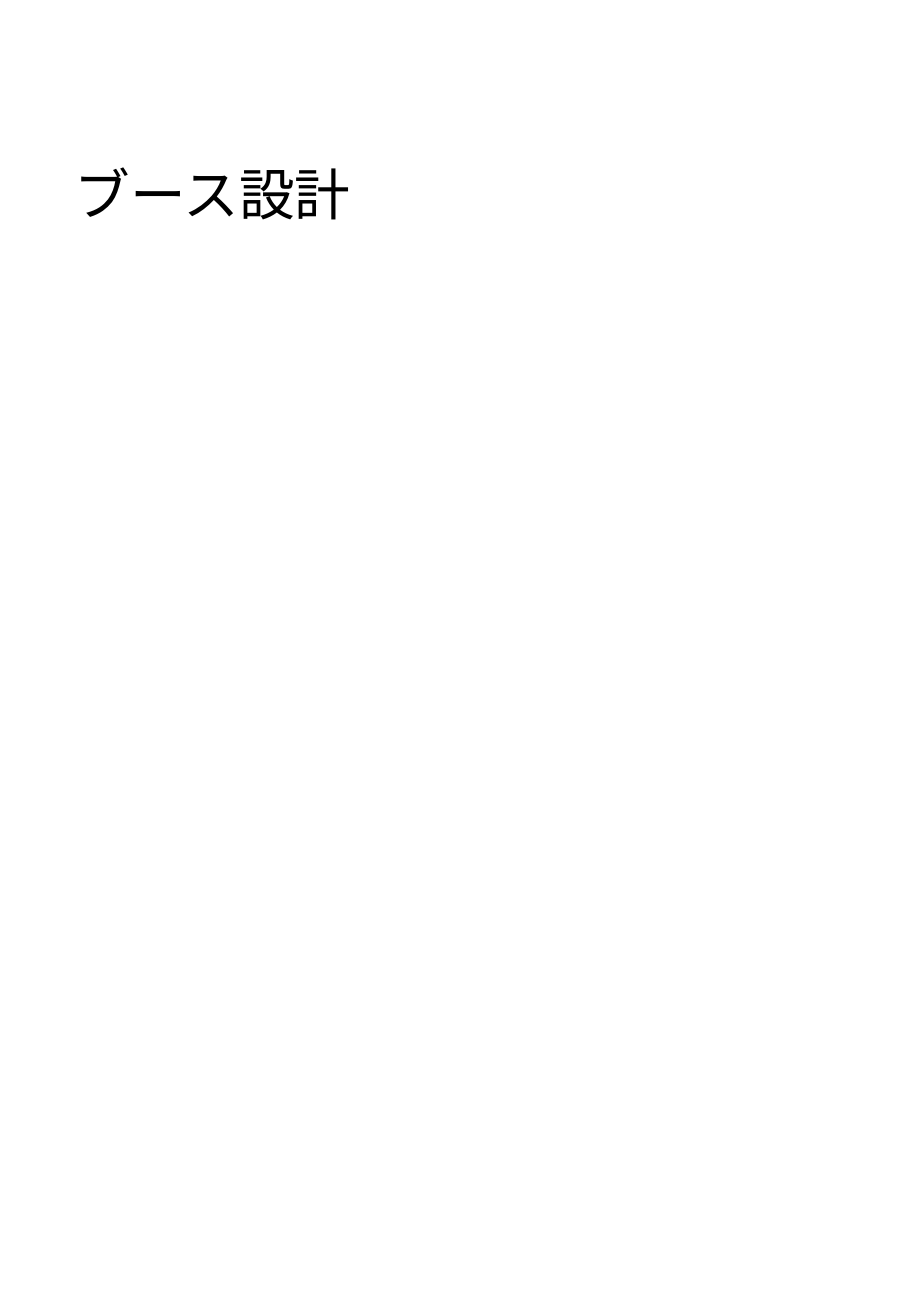
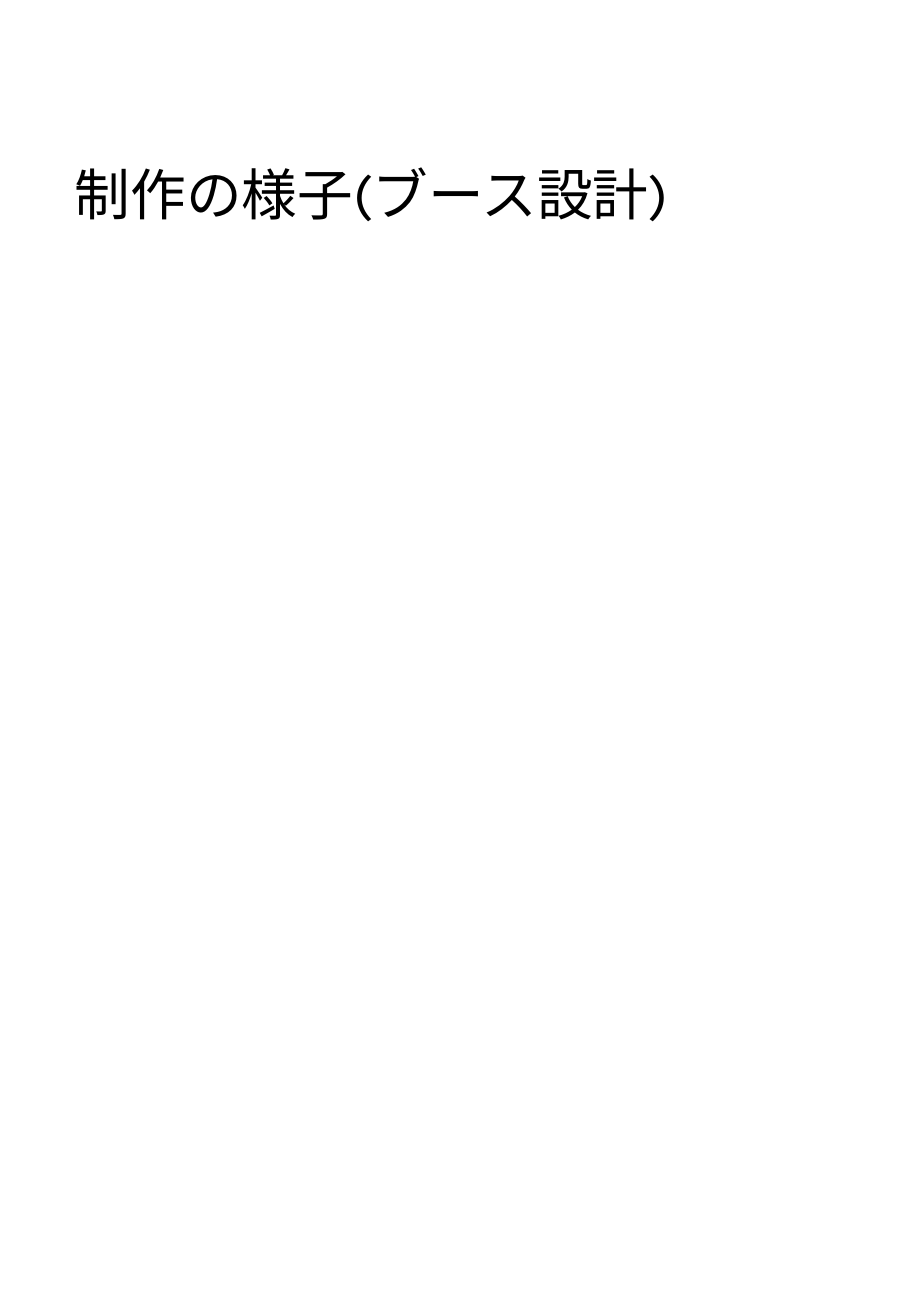
Before and after one commit to TomoyaKanazaki/Graduation, a slide deck: slide 6 of 99_pranning/卒プレアーカイブ.pptx (slide 5 before the commit). Drawn at 911x1316 pixels with LibreOffice and Linux fonts; fonts in the diff are those of the drawing. Boxes give left, top, right and bottom in pixels: in the first picture for what was removed or moved away, otherwise in the second. Text is boxed around its words. In the diff, an @@ line names an element or a change of style, - is before the commit and + after.

```diff
--- a/99_pranning/卒プレアーカイブ.pptx
+++ b/99_pranning/卒プレアーカイブ.pptx
@@ title at (75, 167, 669, 221): text changed @@
-ブース設計
+制作の様子(ブース設計)
```
Also in this commit, not shown: 2 other slides changed, 2 slides added, 1 slide removed.
